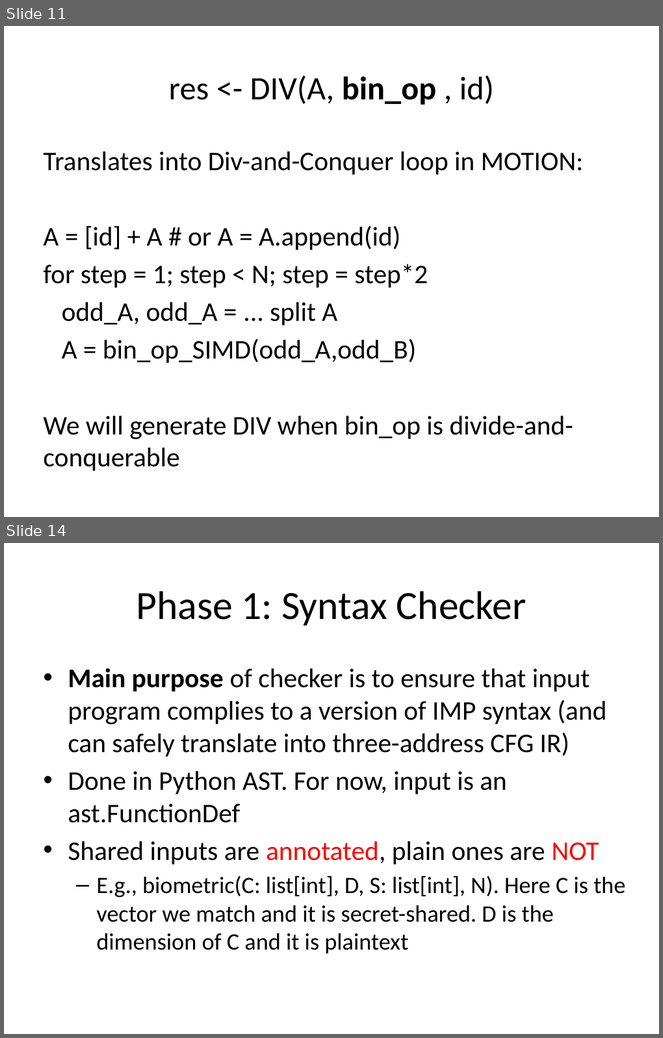
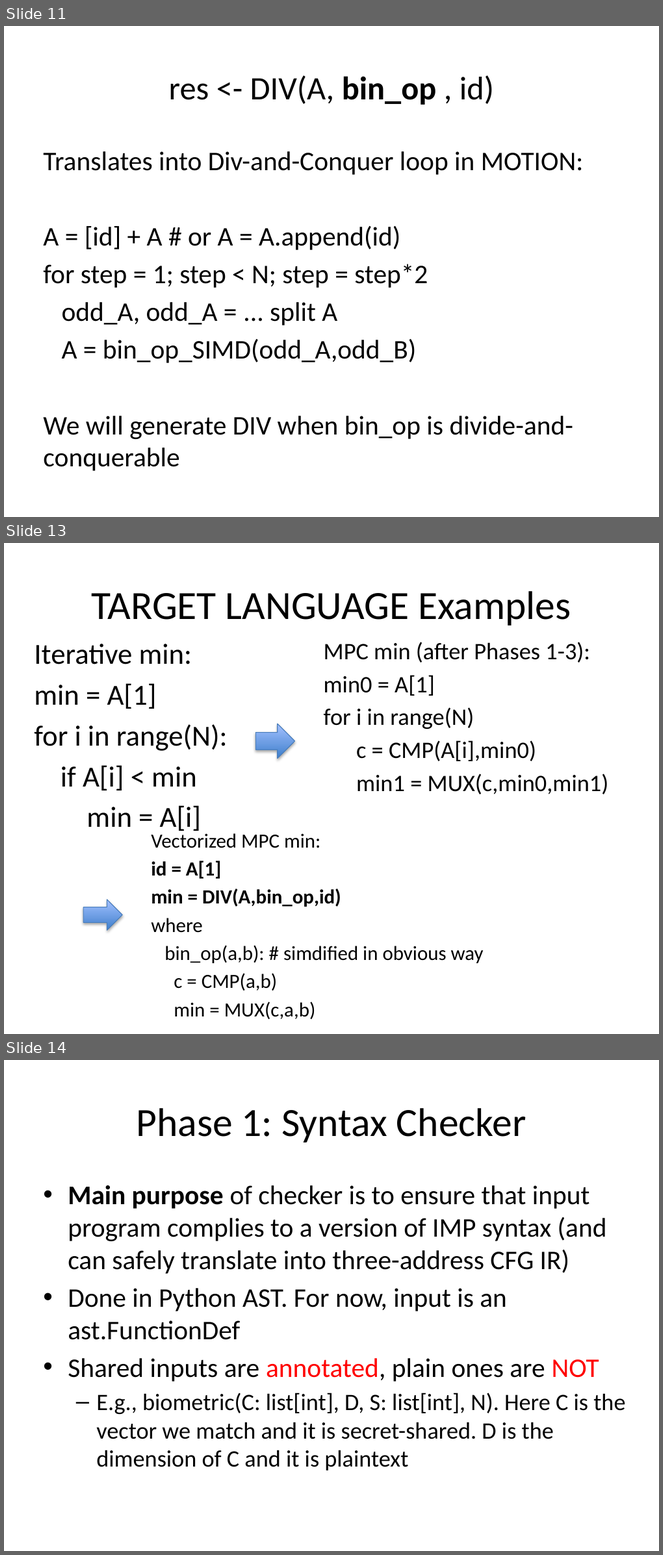
Before and after one commit to milana2/ParallelizationForMPC, a slide deck: MPC_Compiler_Misc_Notes.pptx. Shown one above the other, each under a label of ours: slides 11 and 14 before the commit, slides 11, 13 and 14 after it; the slides between them are not shown. The pictures are 663x1038 and 663x1555 pixels, drawn with LibreOffice and Linux fonts; fonts in the diff are those of the drawing. Boxes give left, top, right and bottom in pixels: in the first picture for what was removed or moved away, otherwise in the second. Text is boxed around its words. In the diff, an @@ line names an element or a change of style, - is before the commit and + after.

```diff
--- a/MPC_Compiler_Misc_Notes.pptx
+++ b/MPC_Compiler_Misc_Notes.pptx
@@ slide 13 added at [4,543,659,1034], background #FFFFFF @@
@@ title added at [91,591,571,626], 44 pt, text #000000 @@
+TARGET LANGUAGE Examples
@@ text added at [34,644,228,831], 32 pt, text #000000 @@
+Iterative min:
+min = A[1]
+for i in range(N):
+if A[i] < min
+min = A[i]
@@ text added at [324,642,609,795], 26 pt, text #000000 @@
+MPC min (after Phases 1-3):
+min0 = A[1]
+for i in range(N)
+c = CMP(A[i],min0)
+min1 = MUX(c,min0,min1)
@@ right arrow added at [256,724,295,759], fill gradient #3F80CE to #A4C4FF, outline #4B7EBC 0.75 pt @@
@@ text added at [151,834,484,1019], 22.1 pt, text #000000 @@
+Vectorized MPC min:
+id = A[1]
+min = DIV(A,bin_op,id)
+where
+bin_op(a,b): # simdified in obvious way
+c = CMP(a,b)
+min = MUX(c,a,b)
@@ right arrow added at [83,899,122,930], fill gradient #3F80CE to #A4C4FF, outline #4B7EBC 0.75 pt @@
```
Also in this commit, not shown: 1 slide changed, 1 slide removed, 2 other files.
